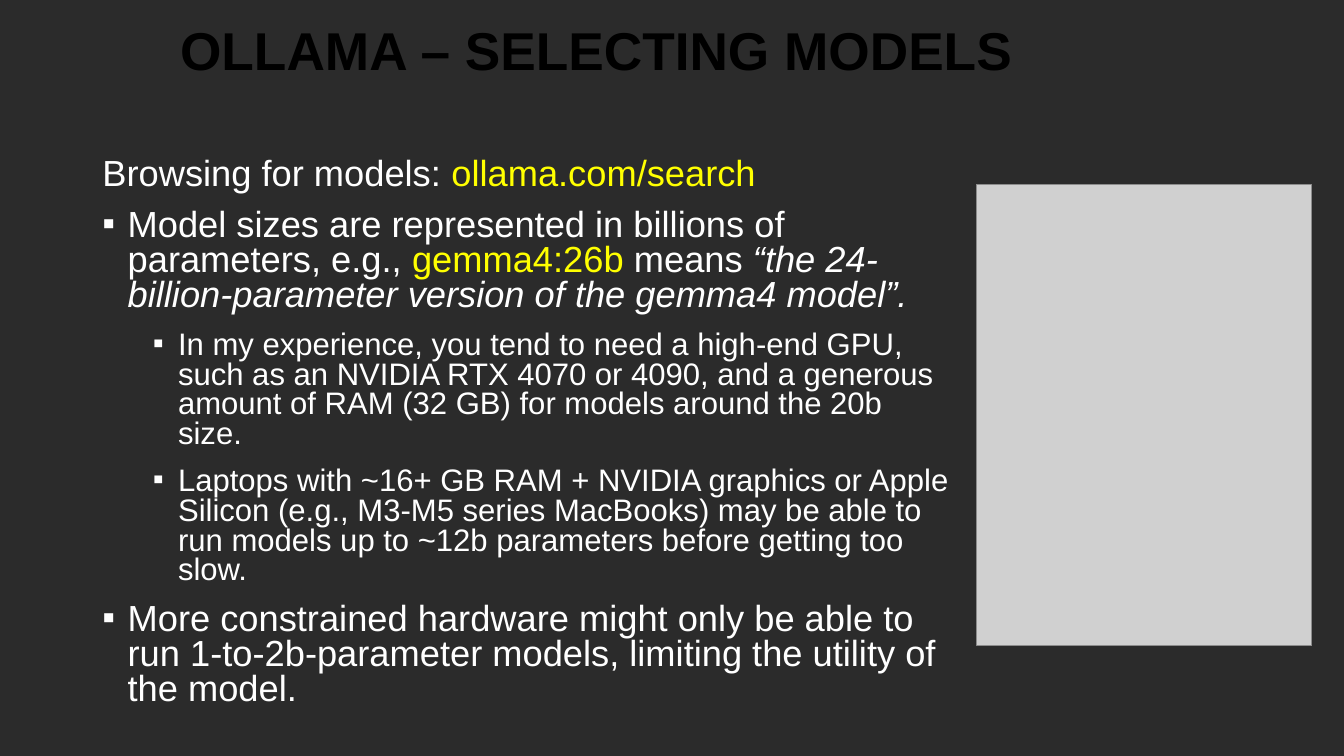
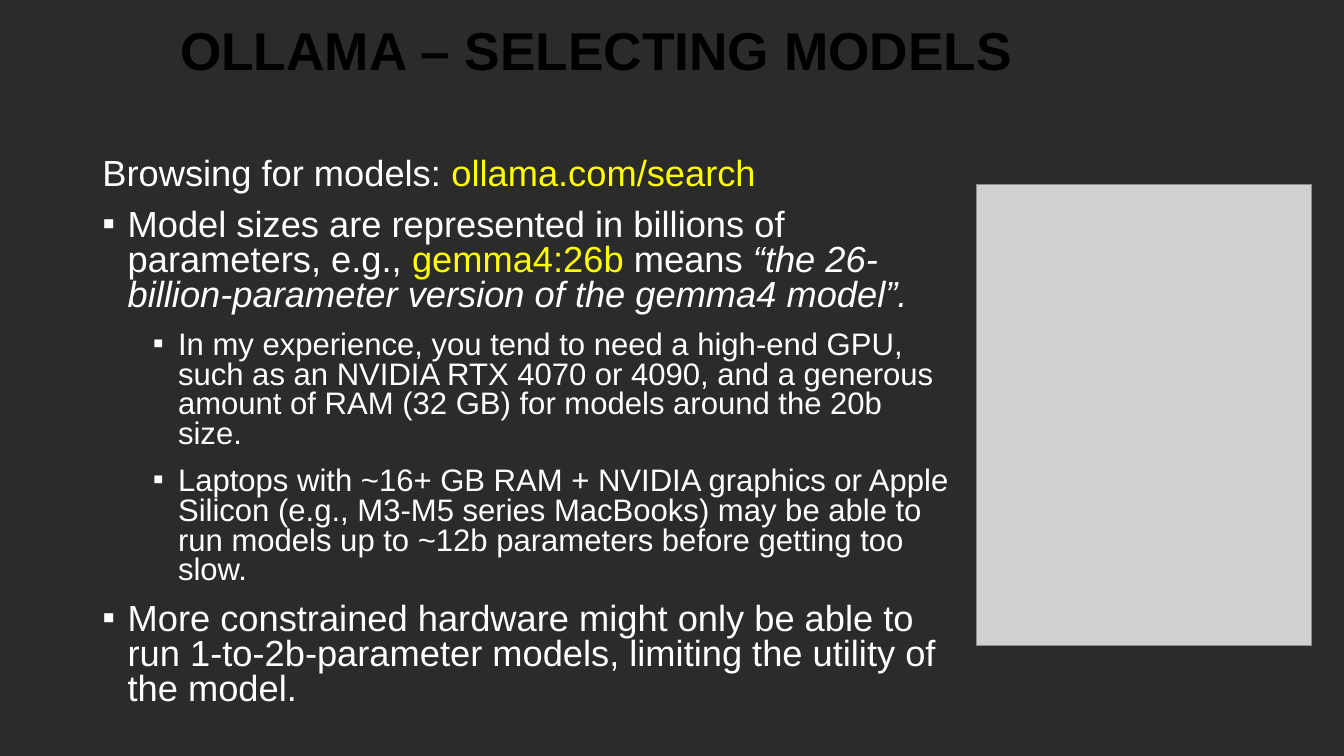
Before and after one commit to CSCI-1100/class_resources_public, a slide deck: slide 58 of downloads/ai_ml_slides.pptx. Drawn at 1344x756 pixels with LibreOffice and Linux fonts; fonts in the diff are those of the drawing; grey boxes stand for pictures; background and template pictures are left out; a plain dark background stands for a picture behind light text. Boxes give left, top, right and bottom in pixels: in the first picture for what was removed or moved away, otherwise in the second. Text is boxed around its words. In the diff, an @@ line names an element or a change of style, - is before the commit and + after.

Commit message:
Corrections to Ollama slides

```diff
--- a/downloads/ai_ml_slides.pptx
+++ b/downloads/ai_ml_slides.pptx
@@ text at [128,210,908,314]: text changed @@
-▪ Model sizes are represented in billions of parameters, e.g., gemma4:26b means “the 24-billion-parameter version of the gemma4 model”.
+▪ Model sizes are represented in billions of parameters, e.g., gemma4:26b means “the 26-billion-parameter version of the gemma4 model”.
```
Also in this commit, not shown: 2 other slides changed, 3 other files.
